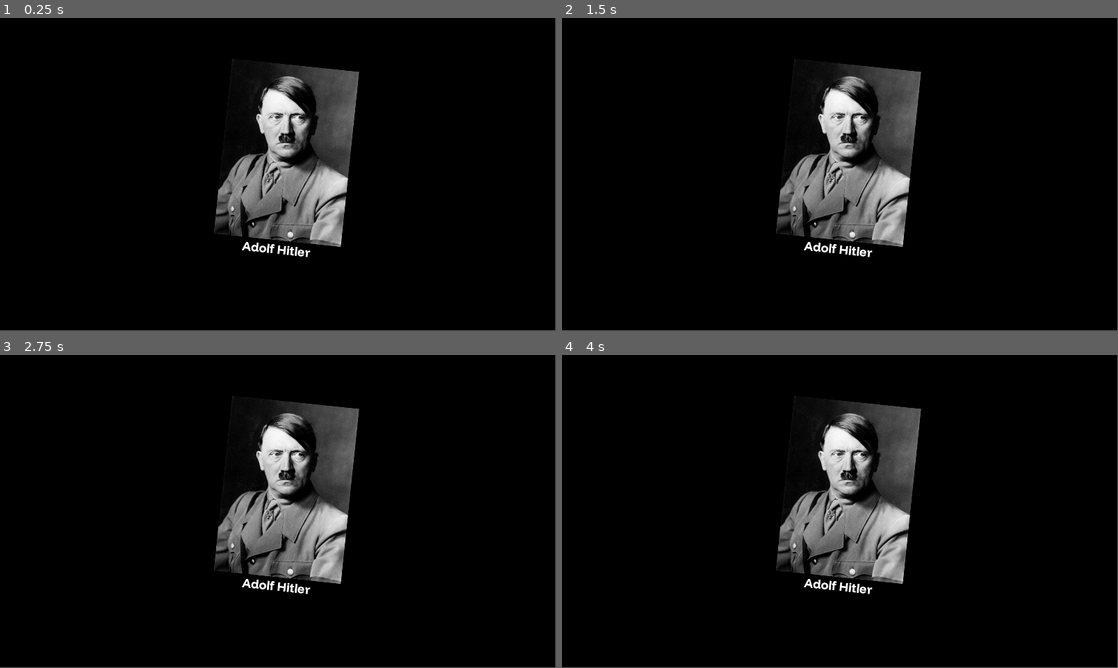
Above: before the commit, frames 1-4 (two rows, left to right).
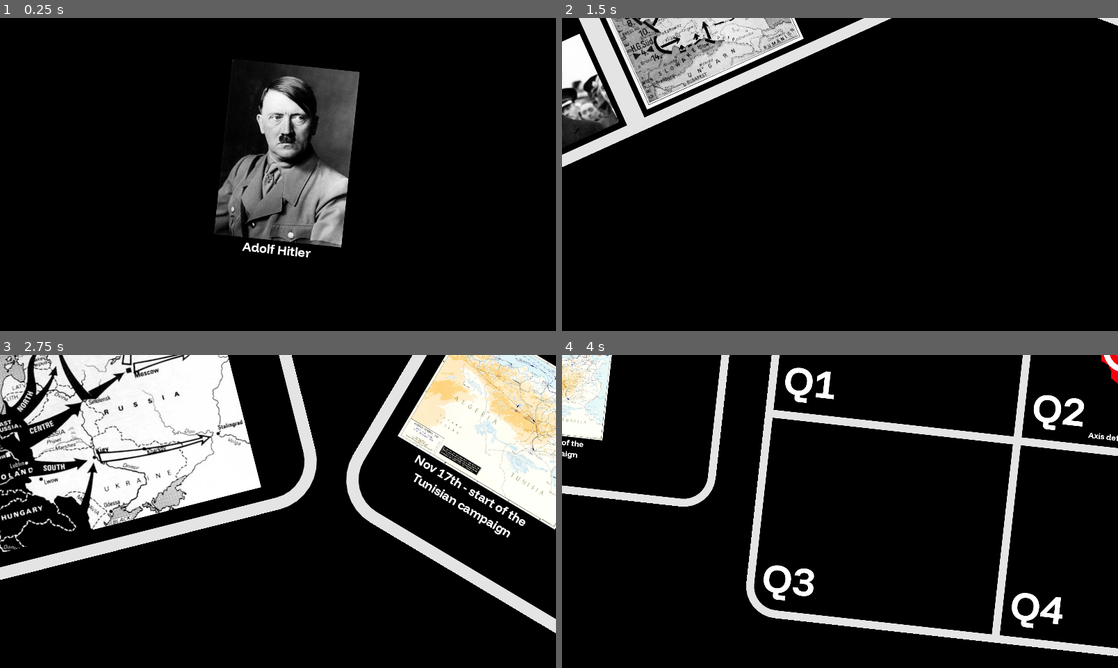
Above: after the commit, the same moments.

Repository: ThatOneGriff/Valkyrie
Game: Godot game, scene res://Valkyrie.tscn
The game is run twice, just before and just after one commit, with the same random seed, the same clock (stepped at 60 frames per second) and the same inputs.
Inputs (mouse positions are in pixels of both pictures, inside the frame that each line leads up to):
- Up to frame 1 (0.25 s): no input
- Up to frame 2 (1.5 s): tap Enter at 0.5 s; move the mouse to (962, 158) at 0.52 s; tap 8 (38, bound only after the commit) at 0.6 s; tap 9 (39, bound only after the commit) at 0.8, 1.35 s; move the mouse to (728, 190) at 1.27 s
- Up to frame 3 (2.75 s): tap 1 (41, bound only after the commit) at 1.55, 2.1 s; move the mouse to (333, 442) at 2.02 s; tap 2 (42, bound only after the commit) at 2.3 s
- Up to frame 4 (4 s): move the mouse to (812, 574) at 2.77 s; tap 2 (42, bound only after the commit) at 2.85 s; tap 3 (43, bound only after the commit) at 3.05, 3.6 s; move the mouse to (1006, 558) at 3.52 s; tap H (Hitler, bound only after the commit) at 3.8 s
In our replay, the window is 799x449 before the commit and 800x450 after it. These sizes can differ from the game's own. Grey fills any space a smaller window leaves; there, only what the larger window draws over its background counts as a difference.

The runs differ from the first frame. In frame 1, 1.1% of the frame differs, in the area x 38-65%, y 17-77%; in frame 2, 21%; in frame 3, 45%, in the area x 0-100%, y 0-89%; in frame 4, 21%.

Commit message:
camera work

Diff:
--- a/Valkyrie.tscn
+++ b/Valkyrie.tscn
@@ -12,20 +12,73 @@
 script/source = "extends Node3D
 
 @onready var focused_on: Sprite3D = $Assassination
+@onready var Camera: Camera3D = $Camera
+@export var ignore_input: bool = false
+var start: bool = true
+
+
+
+func get_destination() -> Marker3D:
+
+	if Input.is_action_just_pressed(\"38\"):
+		return $\"Anchors/38\"
+	if Input.is_action_just_pressed(\"39\"):
+		return $\"Anchors/39\"
+	if Input.is_action_just_pressed(\"41\"):
+		return $\"Anchors/41\"
+	if Input.is_action_just_pressed(\"42\"):
+		return $\"Anchors/42\"
+	if Input.is_action_just_pressed(\"43\"):
+		return $\"Anchors/43\"
+	if Input.is_action_just_pressed(\"41\"):
+		return $\"Anchors/41\"
+
+	if Input.is_action_just_pressed(\"Q1\"):
+		return $\"Anchors/43_Q1\"
+	if Input.is_action_just_pressed(\"Q2\"):
+		return $\"Anchors/43_Q2\"
+	if Input.is_action_just_pressed(\"Q3\"):
+		return $\"Anchors/43_Q3\"
+	if Input.is_action_just_pressed(\"Q4\"):
+		return $\"Anchors/43_Q4\"
+
+	if Input.is_action_just_pressed(\"Hitler\"):
+		return $\"Anchors/Hitler\"
+	if Input.is_action_just_pressed(\"Overview\"):
+		return $\"Anchors/Overview\"
+
+	return null
 
 
 
 func _input(_event: InputEvent) -> void:
 
-	if Input.is_action_just_pressed(\"Mouse_Click\"):
+	if ignore_input:
+		return
+
+	if Input.is_action_just_pressed(\"MOUSE_CLICK\") and start:
+		$AnimationPlayer.play(\"Intro\")
+		start = false
+
+	if Input.is_action_just_pressed(\"MOUSE_CLICK\"):
 		focused_on.reveal()
 
+	if not Input.is_anything_pressed():
+		return
+
+	var go_to: Marker3D = get_destination()
+	if go_to == null:
+		return
+
+	var tween: Tween = get_tree().create_tween().set_parallel(true)
+	tween.tween_property(Camera, \"position\", go_to.position, 1)
+	tween.tween_property(Camera, \"rotation\", go_to.rotation, 1)
+
 
 
 func _process(_delta: float) -> void:
 
-	if Input.is_action_just_pressed(\"Mouse_Click\"):
-		$AnimationPlayer.play(\"Intro\")
+	pass
 "
 
 [sub_resource type="Animation" id="Animation_8ym5y"]
@@ -56,6 +109,18 @@
 "update": 0,
 "values": [Vector3(-1.5708, 0.104719, 0), Vector3(-1.5708, -0.453786, 0)]
 }
+tracks/2/type = "value"
+tracks/2/imported = false
+tracks/2/enabled = true
+tracks/2/path = NodePath(".:ignore_input")
+tracks/2/interp = 1
+tracks/2/loop_wrap = true
+tracks/2/keys = {
+"times": PackedFloat32Array(0, 20),
+"transitions": PackedFloat32Array(1, 1),
+"update": 1,
+"values": [true, false]
+}
 
 [sub_resource type="Animation" id="Animation_o72ta"]
 length = 0.001
@@ -83,6 +148,18 @@
 "update": 0,
 "values": [Vector3(-1.5708, 0.104719, 0)]
 }
+tracks/2/type = "value"
+tracks/2/imported = false
+tracks/2/enabled = true
+tracks/2/path = NodePath(".:ignore_input")
+tracks/2/interp = 1
+tracks/2/loop_wrap = true
+tracks/2/keys = {
+"times": PackedFloat32Array(0),
+"transitions": PackedFloat32Array(1),
+"update": 1,
+"values": [false]
+}
 
 [sub_resource type="AnimationLibrary" id="AnimationLibrary_xeo0s"]
 _data = {
@@ -146,17 +223,55 @@
 
 [node name="Anchors" type="Node" parent="."]
 
-[node name="Anchor_Start" type="Marker3D" parent="Anchors"]
+[node name="Hitler" type="Marker3D" parent="Anchors"]
 transform = Transform3D(0.994522, -0.104528, -4.56908e-09, 0, -4.37114e-08, 1, -0.104528, -0.994522, -4.34719e-08, 1.29, 1.64, 2.98)
 metadata/_edit_lock_ = true
 
-[node name="Anchor_Intro" type="Marker3D" parent="Anchors"]
+[node name="Intro" type="Marker3D" parent="Anchors"]
 transform = Transform3D(0.882948, 0.469472, 2.05213e-08, 0, -4.37114e-08, 1, 0.469472, -0.882948, -3.85949e-08, 1.3, 16, 2.8)
 metadata/_edit_lock_ = true
 
+[node name="38" type="Marker3D" parent="Anchors"]
+transform = Transform3D(-0.0815553, -0.996669, -4.35658e-08, 0, -4.37114e-08, 1, -0.996669, 0.0815553, 3.5649e-09, -6.76442, 1.81139, 6.25119)
+metadata/_edit_lock_ = true
+
+[node name="39" type="Marker3D" parent="Anchors"]
+transform = Transform3D(-4.37114e-08, -1, -4.37114e-08, 0, -4.37114e-08, 1, -1, 4.37114e-08, 1.91069e-15, -6.76442, 1.75672, 3.31777)
+metadata/_edit_lock_ = true
+
+[node name="41" type="Marker3D" parent="Anchors"]
+transform = Transform3D(0.679186, -0.733967, -3.20827e-08, 0, -4.37114e-08, 1, -0.733967, -0.679186, -2.96881e-08, -5.19388, 1.64687, -0.36666)
+metadata/_edit_lock_ = true
+
+[node name="42" type="Marker3D" parent="Anchors"]
+transform = Transform3D(0.999995, -0.00312367, -1.3654e-10, 0, -4.37114e-08, 1, -0.00312367, -0.999995, -4.37112e-08, -1.39579, 1.66648, -1.91704)
+metadata/_edit_lock_ = true
+
+[node name="43" type="Marker3D" parent="Anchors"]
+transform = Transform3D(0.999995, -0.00312367, -1.3654e-10, 0, -4.37114e-08, 1, -0.00312367, -0.999995, -4.37112e-08, 3.9826, 3.37808, -1.9597)
+metadata/_edit_lock_ = true
+
+[node name="43_Q1" type="Marker3D" parent="Anchors"]
+transform = Transform3D(0.998905, -0.0467922, -2.04535e-09, -1.11022e-15, -4.37114e-08, 1, -0.0467922, -0.998905, -4.36635e-08, 2.5688, 1.79543, -3.24145)
+metadata/_edit_lock_ = true
+
+[node name="43_Q2" type="Marker3D" parent="Anchors"]
+transform = Transform3D(0.998905, -0.0467922, -2.04535e-09, -1.11022e-15, -4.37114e-08, 1, -0.0467922, -0.998905, -4.36635e-08, 5.28906, 1.79543, -3.24146)
+metadata/_edit_lock_ = true
+
+[node name="43_Q3" type="Marker3D" parent="Anchors"]
+transform = Transform3D(0.999666, 0.0258285, 1.129e-09, -1.33227e-15, -4.37114e-08, 1, 0.0258285, -0.999666, -4.36968e-08, 2.6872, 1.70622, -0.615077)
+metadata/_edit_lock_ = true
+
+[node name="43_Q4" type="Marker3D" parent="Anchors"]
+transform = Transform3D(0.999666, 0.0258285, 1.129e-09, -1.33227e-15, -4.37114e-08, 1, 0.0258285, -0.999666, -4.36968e-08, 5.59832, 1.70622, -0.61508)
+metadata/_edit_lock_ = true
+
+[node name="Overview" type="Marker3D" parent="Anchors"]
+transform = Transform3D(0.762871, -0.602753, 0.233916, 0.0429017, 0.408184, 0.911891, -0.645126, -0.68562, 0.337251, 1.29, 6.26953, 5.03421)
+
 [node name="Camera" type="Camera3D" parent="."]
-transform = Transform3D(0.994522, -0.104528, -4.56906e-09, 0, -4.37114e-08, 1, -0.104528, -0.994522, -4.34719e-08, 1.29, 1.64, 2.98)
-metadata/_edit_lock_ = true
+transform = Transform3D(0.994522, -0.104528, -3.78389e-07, 0, -3.61999e-06, 1, -0.104528, -0.994522, -3.60016e-06, 1.29, 1.64, 2.98)
 
 [node name="Background" type="MeshInstance3D" parent="."]
 visible = false
--- a/project.godot
+++ b/project.godot
@@ -19,7 +19,8 @@
 
 window/size/viewport_width=1920
 window/size/viewport_height=1080
-window/size/mode=3
+window/size/window_width_override=1280
+window/size/window_height_override=720
 window/subwindows/embed_subwindows=false
 window/ios/hide_home_indicator=false
 window/ios/hide_status_bar=false
@@ -42,9 +43,69 @@
 
 [input]
 
-Mouse_Click={
+MOUSE_CLICK={
 "deadzone": 0.5,
 "events": [Object(InputEventMouseButton,"resource_local_to_scene":false,"resource_name":"","device":-1,"window_id":0,"a …(258 unchanged characters)…
+]
+}
+38={
+"deadzone": 0.5,
+"events": [Object(InputEventKey,"resource_local_to_scene":false,"resource_name":"","device":-1,"window_id":0,"alt_pressed":false,"shift_pressed":false,"ctrl_pressed":false,"meta_pressed":false,"pressed":false,"keycode":0,"physical_keycode":56,"key_label":0,"unicode":56,"location":0,"echo":false,"script":null)
+]
+}
+39={
+"deadzone": 0.5,
+"events": [Object(InputEventKey,"resource_local_to_scene":false,"resource_name":"","device":-1,"window_id":0,"alt_pressed":false,"shift_pressed":false,"ctrl_pressed":false,"meta_pressed":false,"pressed":false,"keycode":0,"physical_keycode":57,"key_label":0,"unicode":57,"location":0,"echo":false,"script":null)
+]
+}
+41={
+"deadzone": 0.5,
+"events": [Object(InputEventKey,"resource_local_to_scene":false,"resource_name":"","device":-1,"window_id":0,"alt_pressed":false,"shift_pressed":false,"ctrl_pressed":false,"meta_pressed":false,"pressed":false,"keycode":0,"physical_keycode":49,"key_label":0,"unicode":49,"location":0,"echo":false,"script":null)
+]
+}
+42={
+"deadzone": 0.5,
+"events": [Object(InputEventKey,"resource_local_to_scene":false,"resource_name":"","device":-1,"window_id":0,"alt_pressed":false,"shift_pressed":false,"ctrl_pressed":false,"meta_pressed":false,"pressed":false,"keycode":0,"physical_keycode":50,"key_label":0,"unicode":50,"location":0,"echo":false,"script":null)
+]
+}
+43={
+"deadzone": 0.5,
+"events": [Object(InputEventKey,"resource_local_to_scene":false,"resource_name":"","device":-1,"window_id":0,"alt_pressed":false,"shift_pressed":false,"ctrl_pressed":false,"meta_pressed":false,"pressed":false,"keycode":0,"physical_keycode":51,"key_label":0,"unicode":51,"location":0,"echo":false,"script":null)
+]
+}
+44={
+"deadzone": 0.5,
+"events": [Object(InputEventKey,"resource_local_to_scene":false,"resource_name":"","device":-1,"window_id":0,"alt_pressed":false,"shift_pressed":false,"ctrl_pressed":false,"meta_pressed":false,"pressed":false,"keycode":0,"physical_keycode":52,"key_label":0,"unicode":52,"location":0,"echo":false,"script":null)
+]
+}
+Hitler={
+"deadzone": 0.5,
+"events": [Object(InputEventKey,"resource_local_to_scene":false,"resource_name":"","device":-1,"window_id":0,"alt_pressed":false,"shift_pressed":false,"ctrl_pressed":false,"meta_pressed":false,"pressed":false,"keycode":0,"physical_keycode":72,"key_label":0,"unicode":72,"location":0,"echo":false,"script":null)
+]
+}
+Q1={
+"deadzone": 0.5,
+"events": [Object(InputEventKey,"resource_local_to_scene":false,"resource_name":"","device":-1,"window_id":0,"alt_pressed":false,"shift_pressed":false,"ctrl_pressed":false,"meta_pressed":false,"pressed":false,"keycode":0,"physical_keycode":4194332,"key_label":0,"unicode":0,"location":0,"echo":false,"script":null)
+]
+}
+Q2={
+"deadzone": 0.5,
+"events": [Object(InputEventKey,"resource_local_to_scene":false,"resource_name":"","device":-1,"window_id":0,"alt_pressed":false,"shift_pressed":false,"ctrl_pressed":false,"meta_pressed":false,"pressed":false,"keycode":0,"physical_keycode":4194333,"key_label":0,"unicode":0,"location":0,"echo":false,"script":null)
+]
+}
+Q3={
+"deadzone": 0.5,
+"events": [Object(InputEventKey,"resource_local_to_scene":false,"resource_name":"","device":-1,"window_id":0,"alt_pressed":false,"shift_pressed":false,"ctrl_pressed":false,"meta_pressed":false,"pressed":false,"keycode":0,"physical_keycode":4194334,"key_label":0,"unicode":0,"location":0,"echo":false,"script":null)
+]
+}
+Q4={
+"deadzone": 0.5,
+"events": [Object(InputEventKey,"resource_local_to_scene":false,"resource_name":"","device":-1,"window_id":0,"alt_pressed":false,"shift_pressed":false,"ctrl_pressed":false,"meta_pressed":false,"pressed":false,"keycode":0,"physical_keycode":4194335,"key_label":0,"unicode":0,"location":0,"echo":false,"script":null)
+]
+}
+Overview={
+"deadzone": 0.5,
+"events": [Object(InputEventKey,"resource_local_to_scene":false,"resource_name":"","device":-1,"window_id":0,"alt_pressed":false,"shift_pressed":false,"ctrl_pressed":false,"meta_pressed":false,"pressed":false,"keycode":0,"physical_keycode":79,"key_label":0,"unicode":111,"location":0,"echo":false,"script":null)
 ]
 }
 
